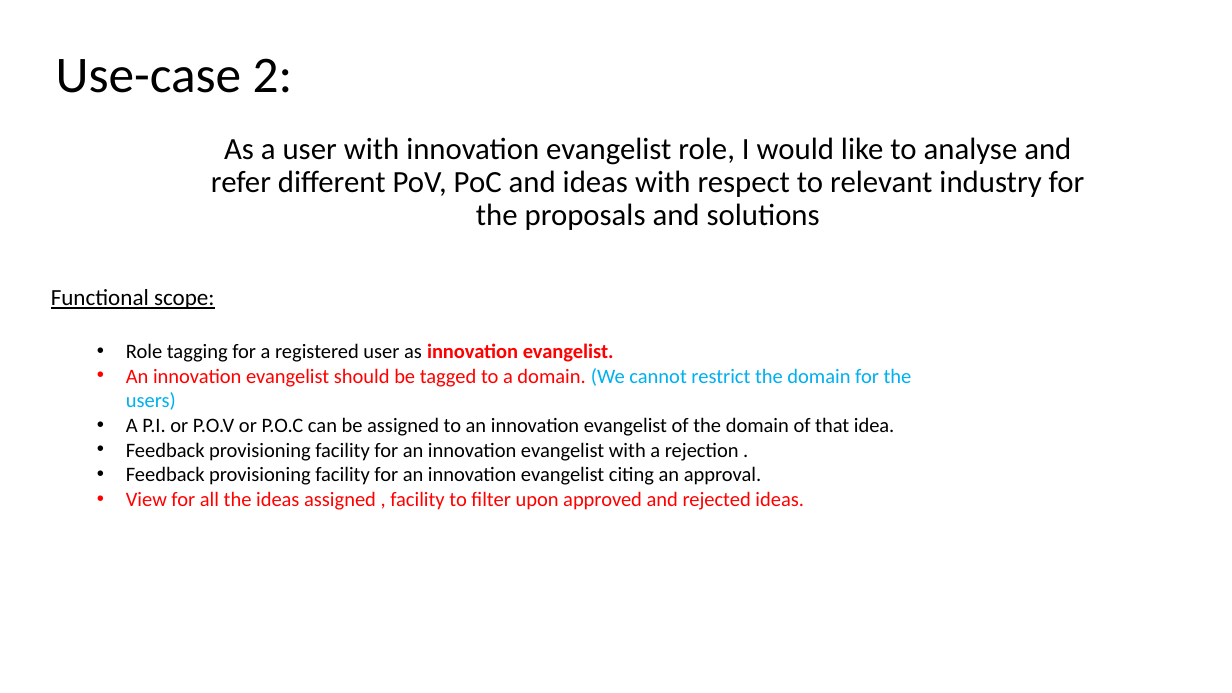
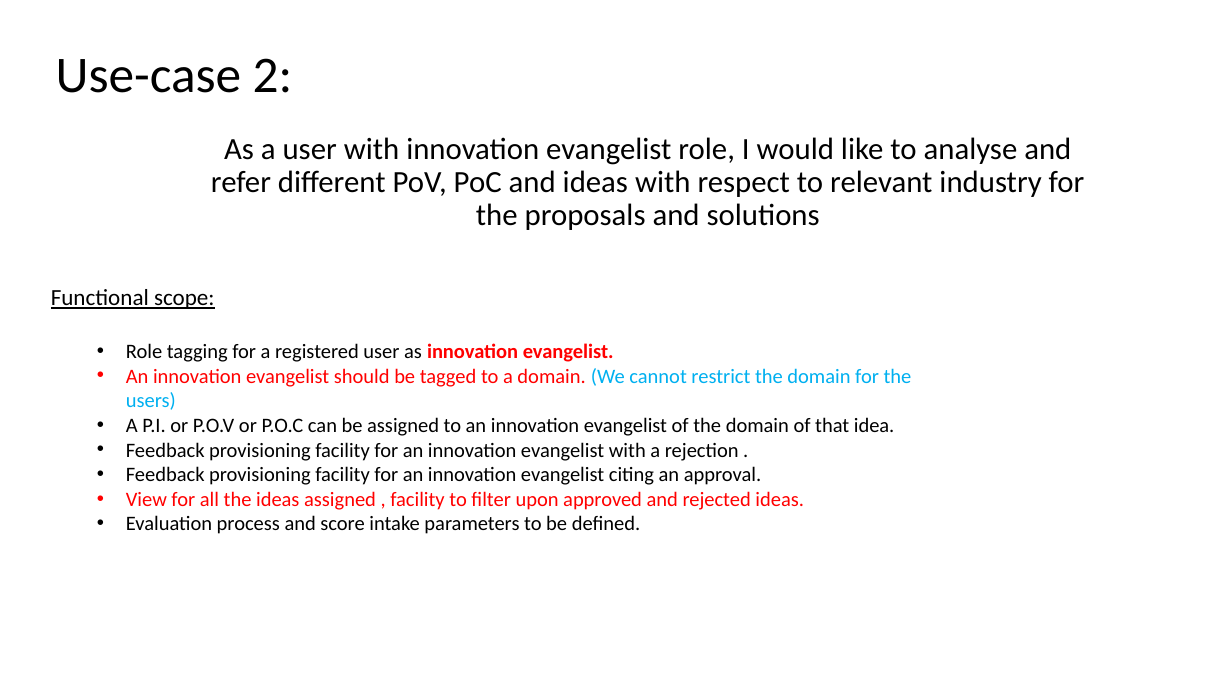
Before and after one commit to Sreenadh1543/ogo-data-holder, a slide deck: slide 3 of 2.use-cases/Use-cases.pptx. Drawn at 1232x693 pixels with LibreOffice and Linux fonts; fonts in the diff are those of the drawing. Boxes give left, top, right and bottom in pixels: in the first picture for what was removed or moved away, otherwise in the second. Text is boxed around its words. In the diff, an @@ line names an element or a change of style, - is before the commit and + after.

```diff
--- a/2.use-cases/Use-cases.pptx
+++ b/2.use-cases/Use-cases.pptx
@@ text at (126, 515, 640, 534): paragraph added @@
+  • Evaluation process and score intake parameters to be defined.
```
Also in this commit, not shown: 1 other slide changed, 23 other files.
